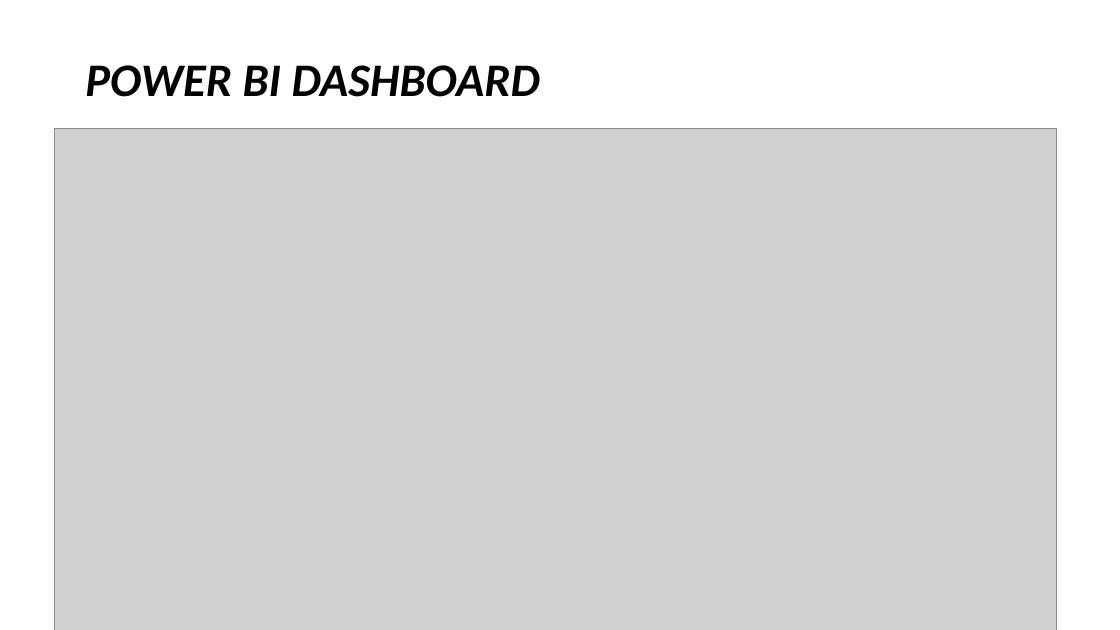
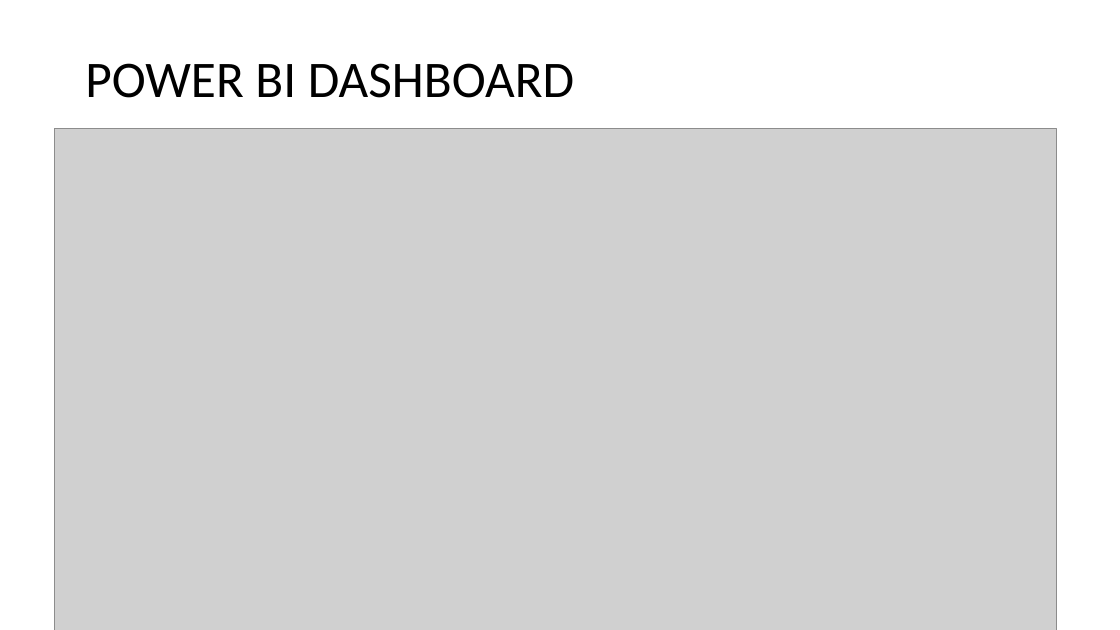
Before and after one commit to PurnimaChandel/Final-Project, a slide deck: slide 6 of Final_presentation.pptx. Drawn at 1120x630 pixels with LibreOffice and Linux fonts; fonts in the diff are those of the drawing; grey boxes stand for pictures. Boxes give left, top, right and bottom in pixels: in the first picture for what was removed or moved away, otherwise in the second. Text is boxed around its words. In the diff, an @@ line names an element or a change of style, - is before the commit and + after.

```diff
--- a/Final_presentation.pptx
+++ b/Final_presentation.pptx
@@ title "POWER BI DASHBOARD" at (85, 63, 574, 98): size 40 to 44 pt, bold off, italic off @@
```
Also in this commit, not shown: 8 other slides changed.
